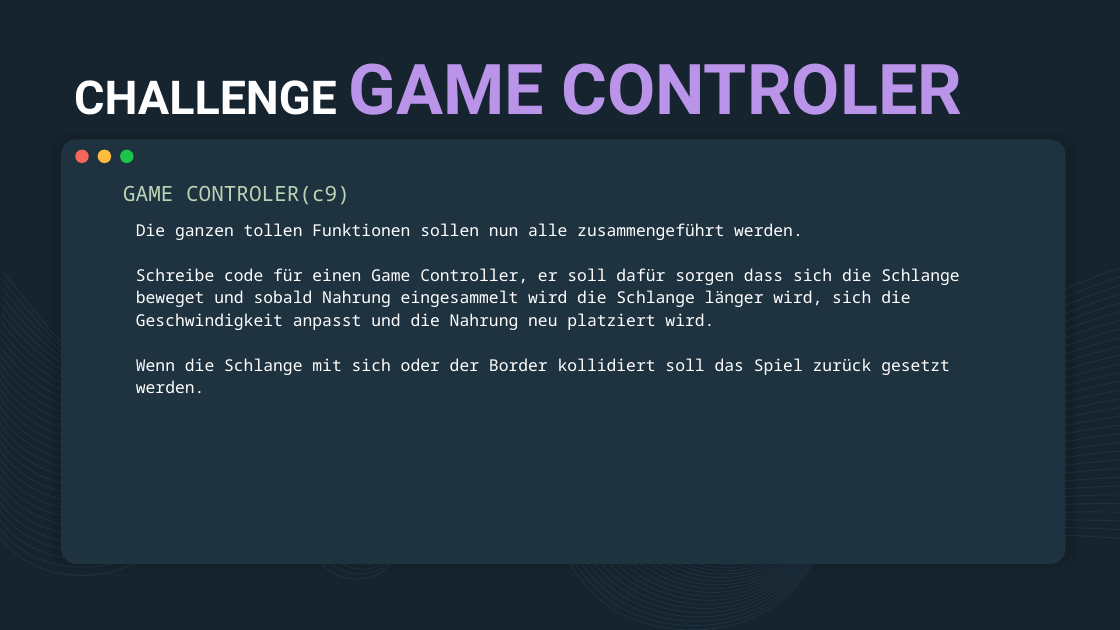
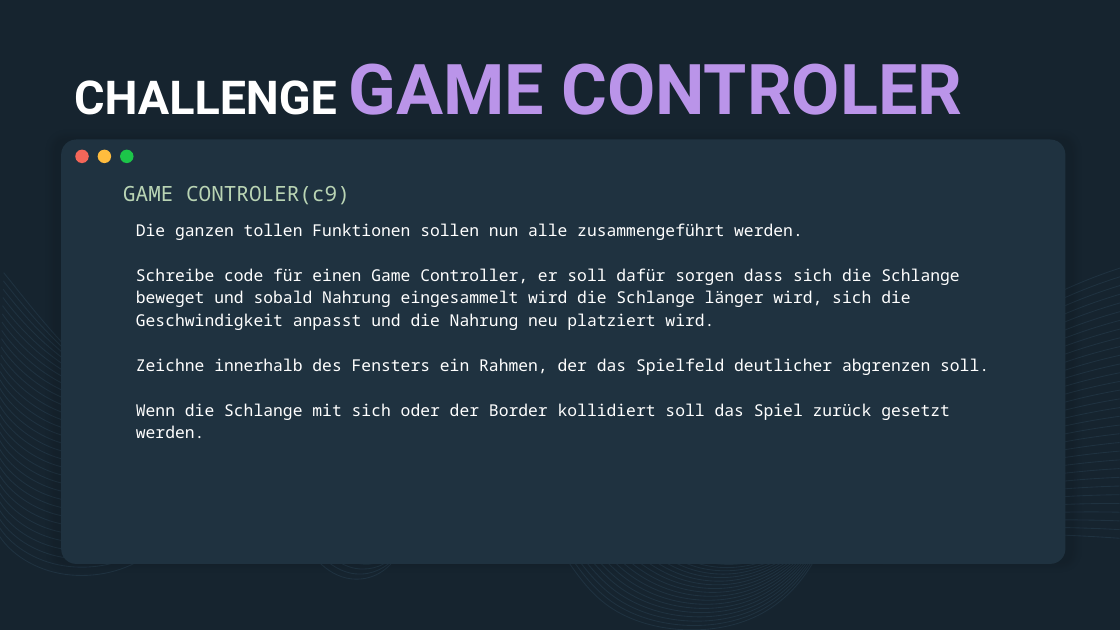
Before and after one commit to derech1e/python-beginner-course, a slide deck: slide 8 of 008/lesson_8.pptx. Drawn at 1120x630 pixels with LibreOffice and Linux fonts; fonts in the diff are those of the drawing. Boxes give left, top, right and bottom in pixels: in the first picture for what was removed or moved away, otherwise in the second. Text is boxed around its words. In the diff, an @@ line names an element or a change of style, - is before the commit and + after.

```diff
--- a/008/lesson_8.pptx
+++ b/008/lesson_8.pptx
@@ text at (136,358,989,375): paragraph added @@
+Zeichne innerhalb des Fensters ein Rahmen, der das Spielfeld deutlicher abgrenzen soll.
```
Also in this commit, not shown: 5 other slides changed, 21 other files.
